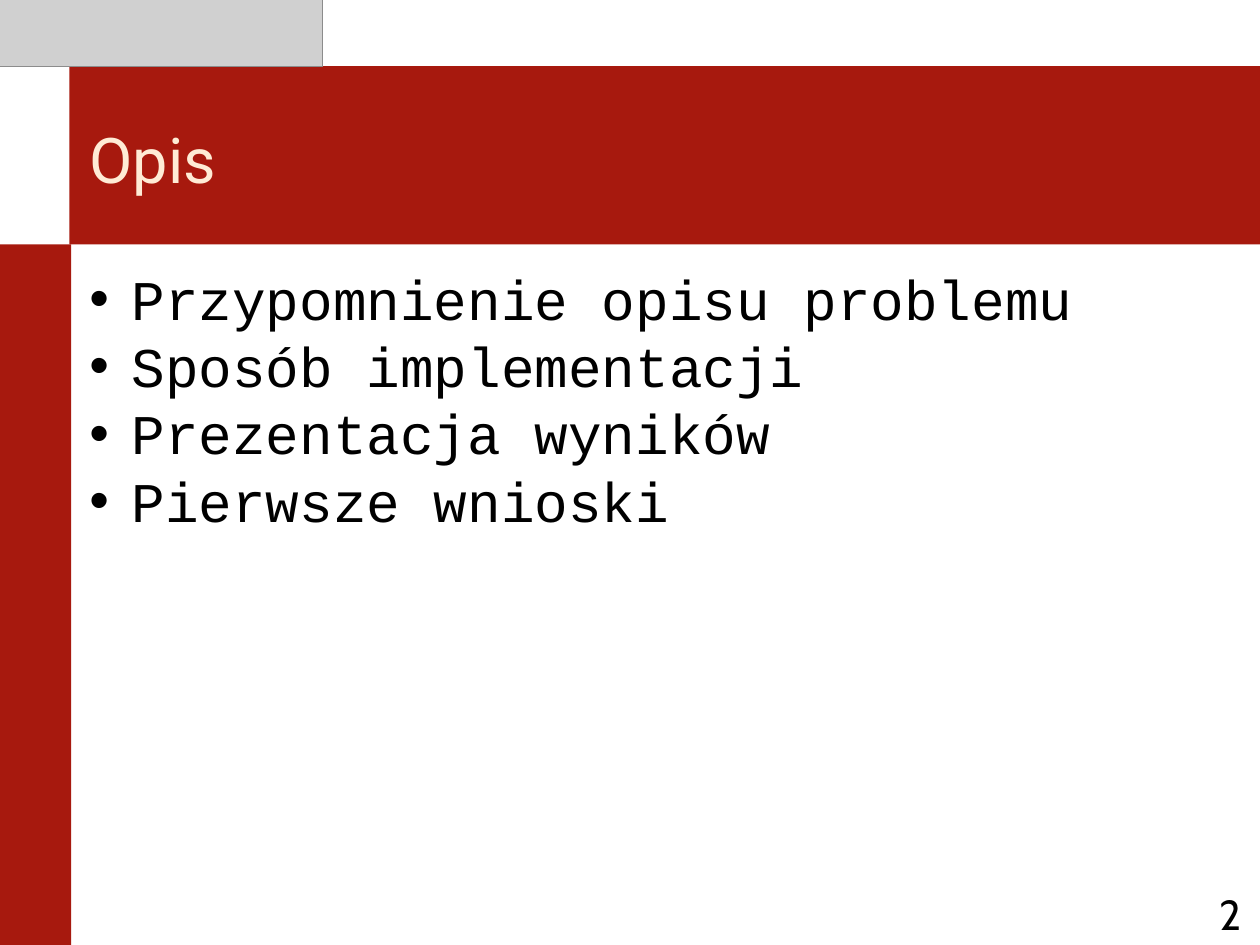
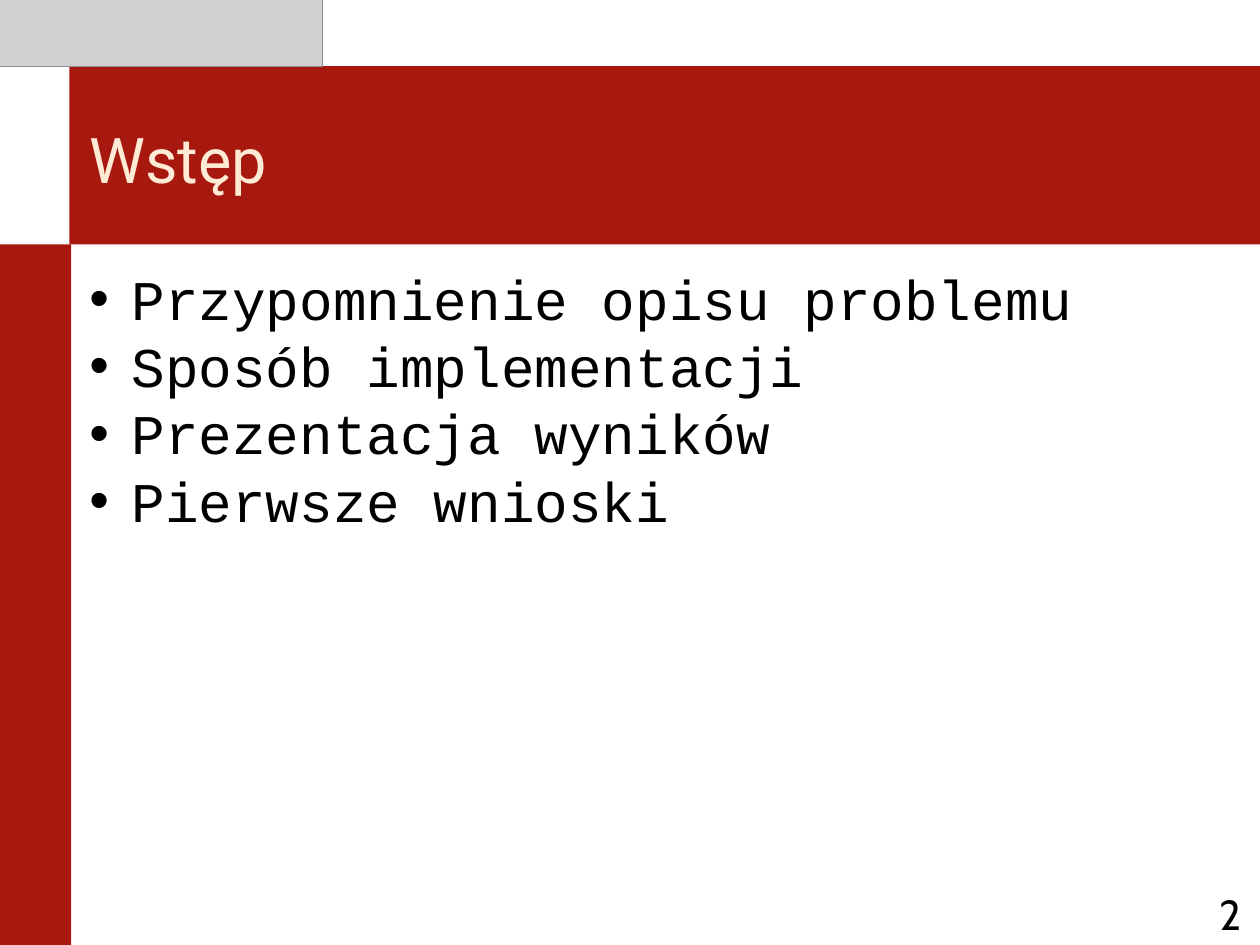
Before and after one commit to 225985/studia, a slide deck: slide 2 of doc/prototyp.ppt. Drawn at 1260x945 pixels with LibreOffice and Linux fonts; fonts in the diff are those of the drawing; grey boxes stand for pictures. Boxes give left, top, right and bottom in pixels: in the first picture for what was removed or moved away, otherwise in the second. Text is boxed around its words. In the diff, an @@ line names an element or a change of style, - is before the commit and + after.

```diff
--- a/doc/prototyp.ppt
+++ b/doc/prototyp.ppt
@@ title at box(89, 138, 267, 196): text changed @@
-Opis
+Wstęp
```
Also in this commit, not shown: 5 other slides changed, 3 slides added, 1 slide removed, 15 other files.
